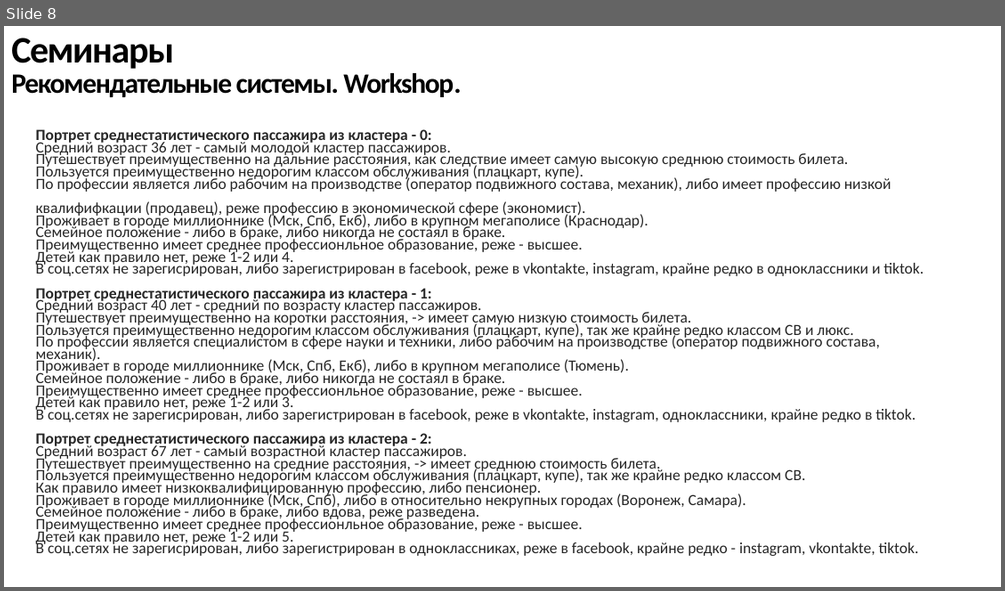
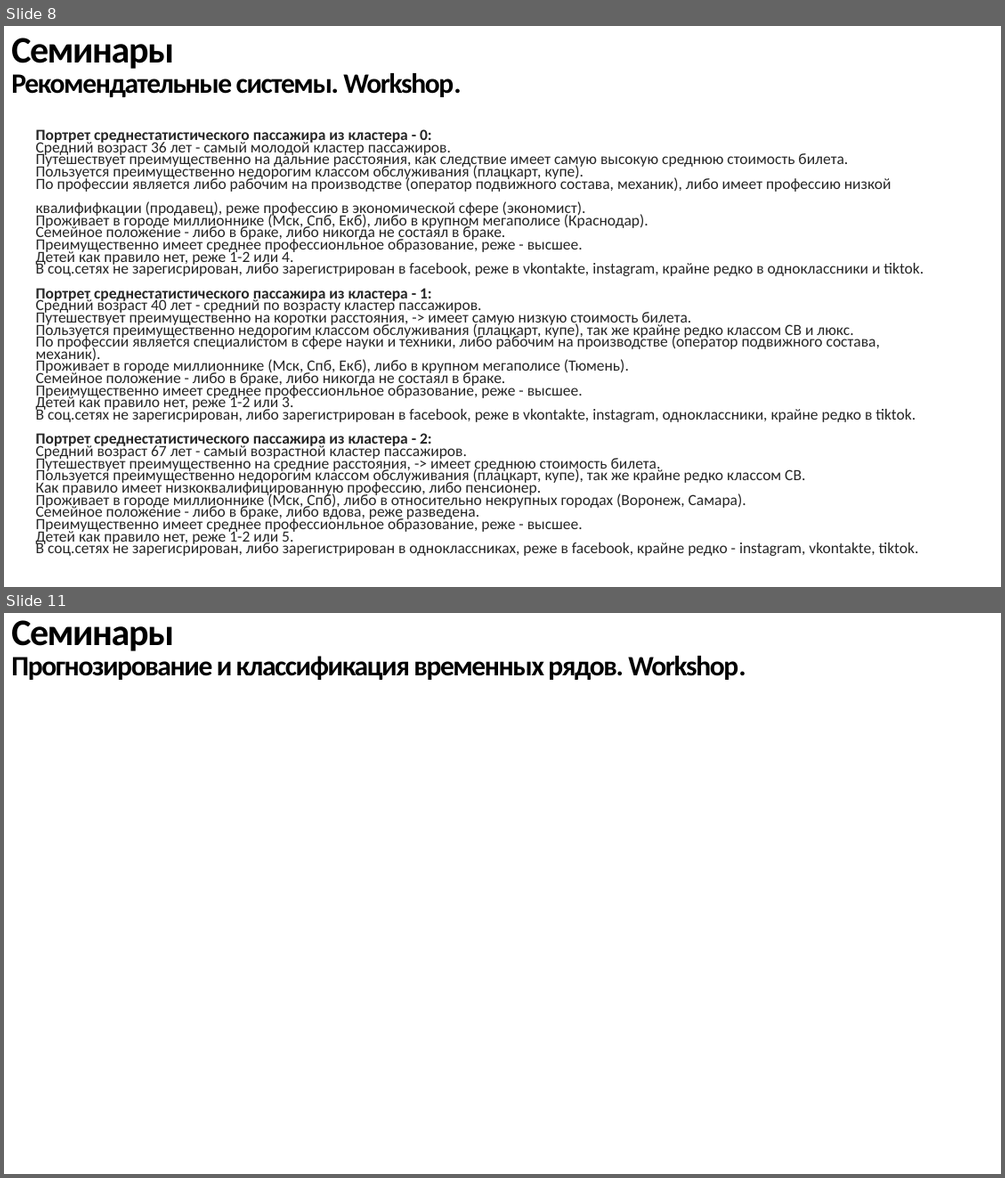
Before and after one commit to not-rdy/trainee, a slide deck: reports/final_report/rep_final.pptx. Shown one above the other, each under a label of ours: slide 8 before the commit, slides 8 and 11 after it; the slides between them are not shown. The pictures are 1005x591 and 1005x1178 pixels, drawn with LibreOffice and Linux fonts; fonts in the diff are those of the drawing. Boxes give left, top, right and bottom in pixels: in the first picture for what was removed or moved away, otherwise in the second. Text is boxed around its words. In the diff, an @@ line names an element or a change of style, - is before the commit and + after.

```diff
--- a/reports/final_report/rep_final.pptx
+++ b/reports/final_report/rep_final.pptx
@@ slide 11 added at <box>4,613,1001,1174</box>, background #FFFFFF @@
@@ title added at <box>11,620,745,680</box>, 27 pt, text #000000, bold @@
+Семинары
+Прогнозирование и классификация временных рядов. Workshop.
```
Also in this commit, not shown: 3 slides changed, 2 other slides added, 10 other files.
